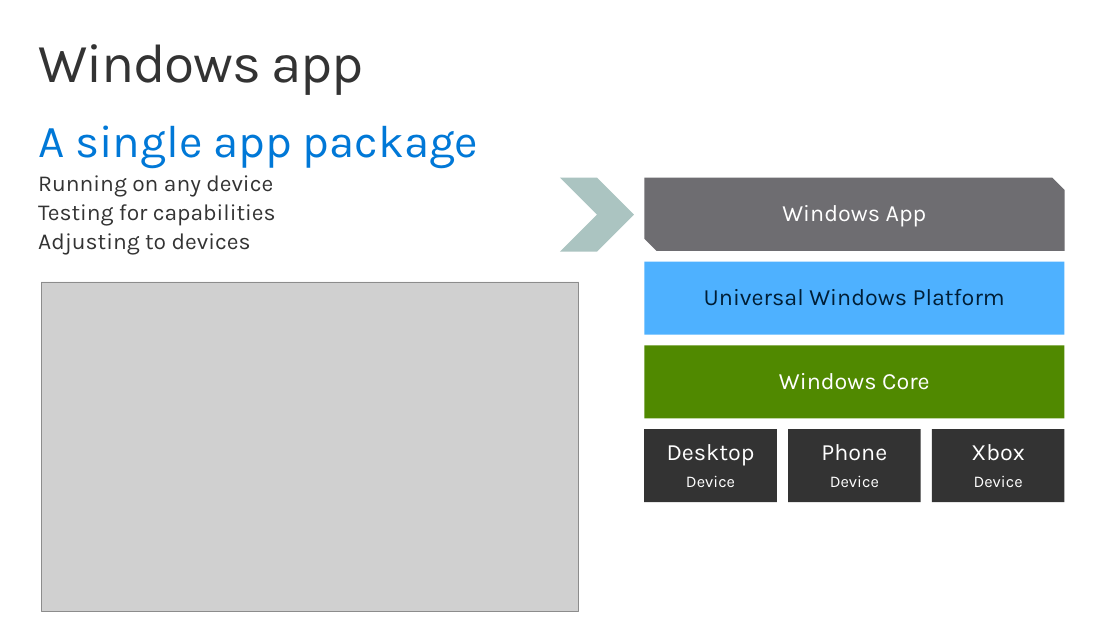
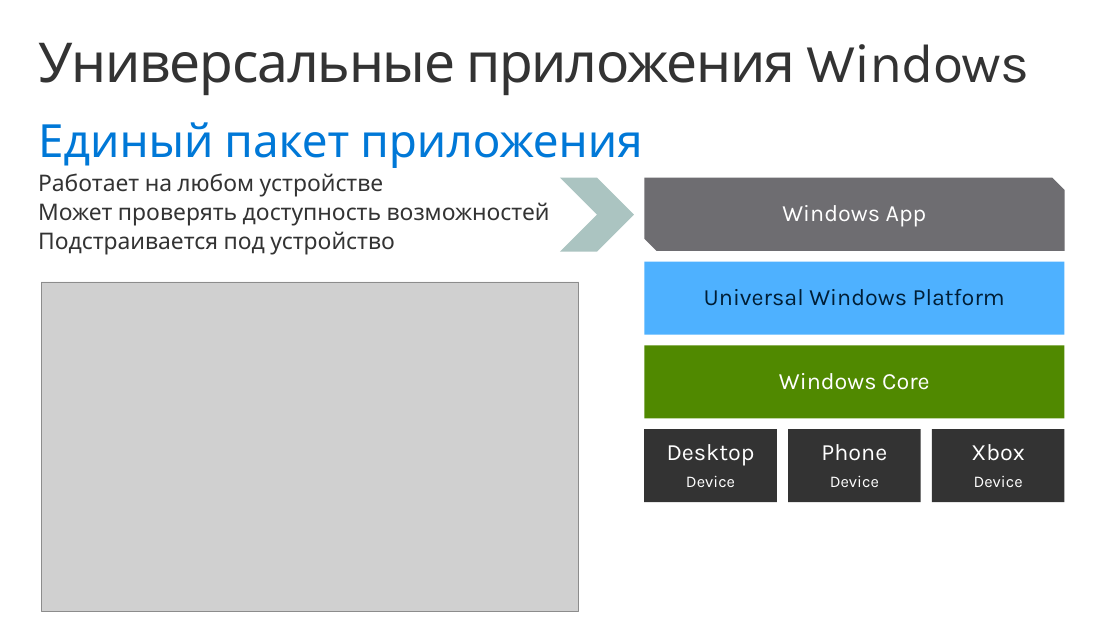
Before and after one commit to evangelism/WinDevWorkshop, a slide deck: slide 8 of !RU 01. Introduction/01. Intro to UWP.pptx. Drawn at 1120x630 pixels with LibreOffice and Linux fonts; fonts in the diff are those of the drawing; grey boxes stand for pictures; background and template pictures are left out. Boxes give left, top, right and bottom in pixels: in the first picture for what was removed or moved away, otherwise in the second. Text is boxed around its words. In the diff, an @@ line names an element or a change of style, - is before the commit and + after.

```diff
--- a/!RU 01. Introduction/01. Intro to UWP.pptx
+++ b/!RU 01. Introduction/01. Intro to UWP.pptx
@@ title at (38,42,1030,95): text changed @@
-Windows app
+Универсальные приложения Windows
@@ text at (38,122,643,255): text changed @@
-A single app package
-  Running on any device
-  Testing for capabilities
-  Adjusting to devices
+Единый пакет приложения
+  Работает на любом устройстве
+  Может проверять доступность возможностей
+  Подстраивается под устройство
```
Also in this commit, not shown: 8 other slides changed, 2 slides added, 2 slides removed, 1 other file.
